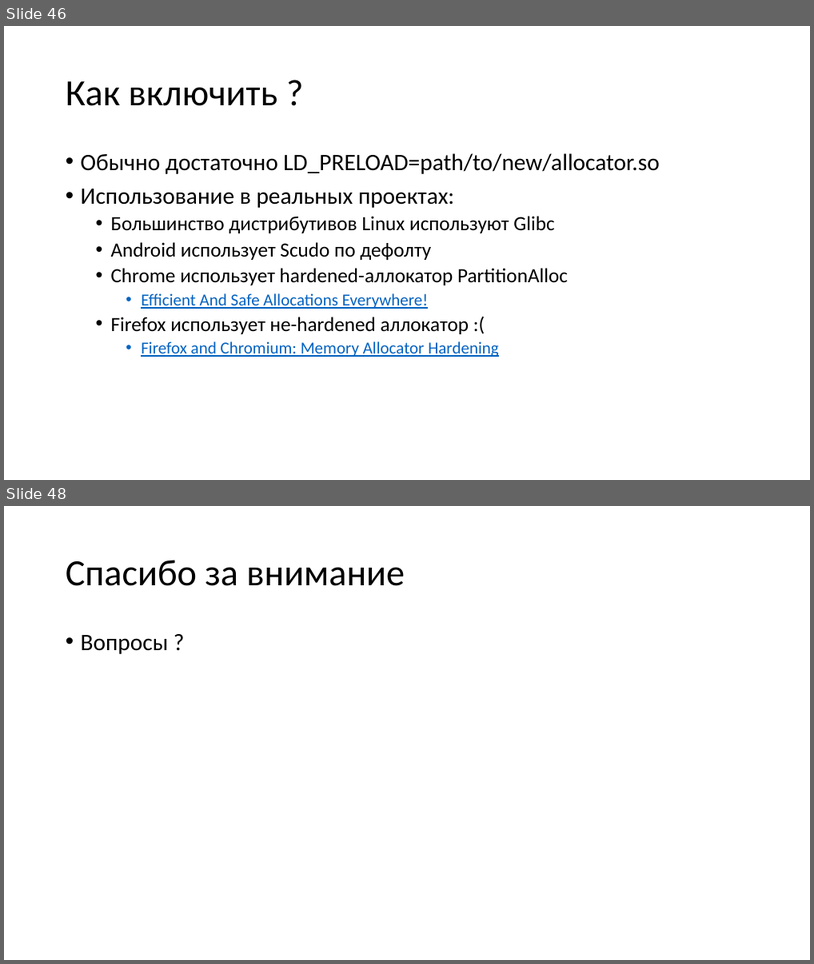
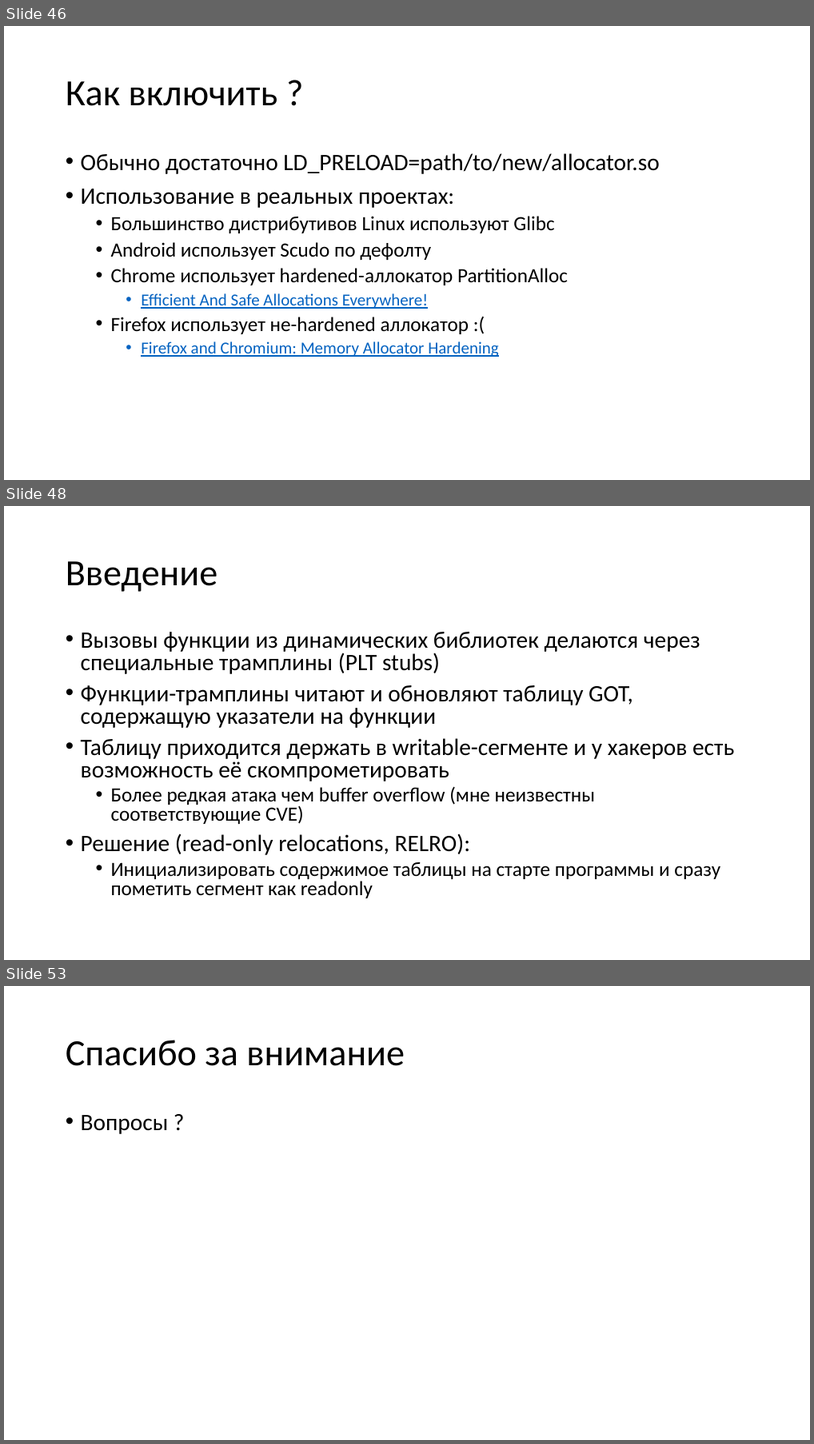
Before and after one commit to yugr/slides, a slide deck: CppZeroCost/2025/RU.pptx. Shown one above the other, each under a label of ours: slides 46 and 48 before the commit, slides 46, 48 and 53 after it; the slides between them are not shown. The pictures are 814x964 and 814x1444 pixels, drawn with LibreOffice and Linux fonts; fonts in the diff are those of the drawing. Boxes give left, top, right and bottom in pixels: in the first picture for what was removed or moved away, otherwise in the second. Text is boxed around its words. In the diff, an @@ line names an element or a change of style, - is before the commit and + after.

Commit message:
Added slides for RELRO.

```diff
--- a/CppZeroCost/2025/RU.pptx
+++ b/CppZeroCost/2025/RU.pptx
@@ slide 48 added at box(4, 506, 810, 960), background #FFFFFF @@
@@ title added at box(66, 561, 218, 592), 44 pt, text #000000 @@
+Введение
@@ text added at box(81, 632, 734, 898), 28 pt, text #000000 @@
+• Вызовы функции из динамических библиотек делаются через специальные трамплины (PLT stubs)
+• Функции-трамплины читают и обновляют таблицу GOT, содержащую указатели на функции
+• Таблицу приходится держать в writable-сегменте и у хакеров есть возможность её скомпрометировать
+  • Более редкая атака чем buffer overflow (мне неизвестны соответствующие CVE)
+• Решение (read-only relocations, RELRO):
+  • Инициализировать содержимое таблицы на старте программы и сразу пометить сегмент как readonly
@@ what was slide 48 is now slide 53 @@
```
Also in this commit, not shown: 2 slides changed, 4 other slides added, 1 other file.
